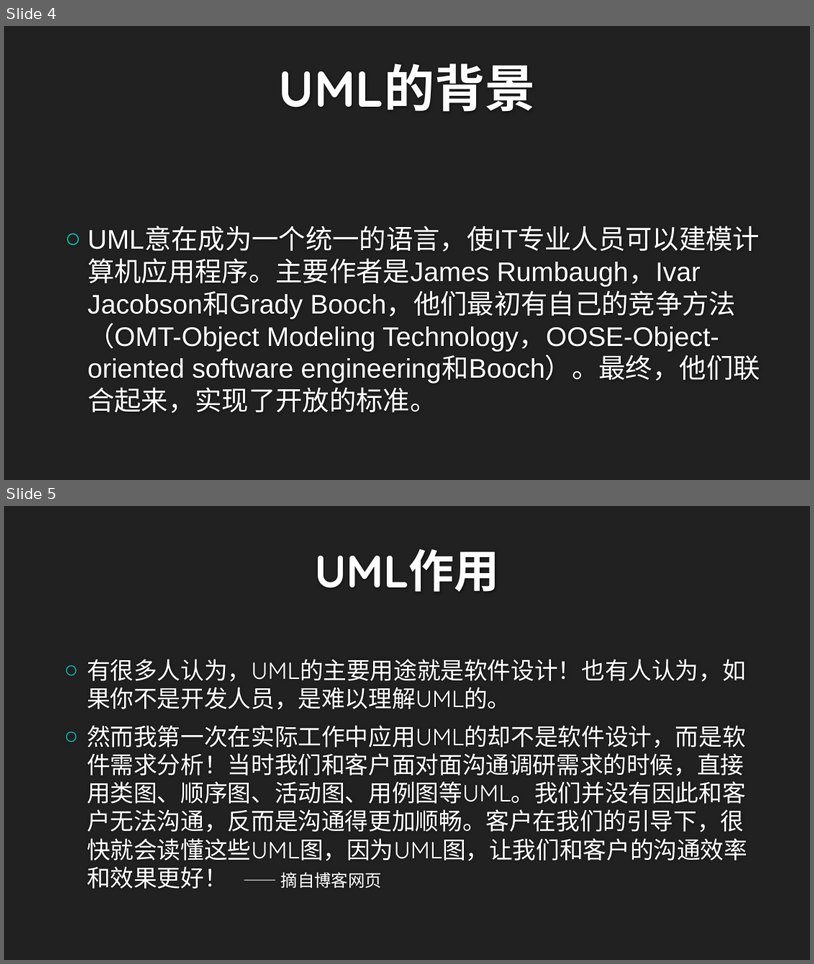
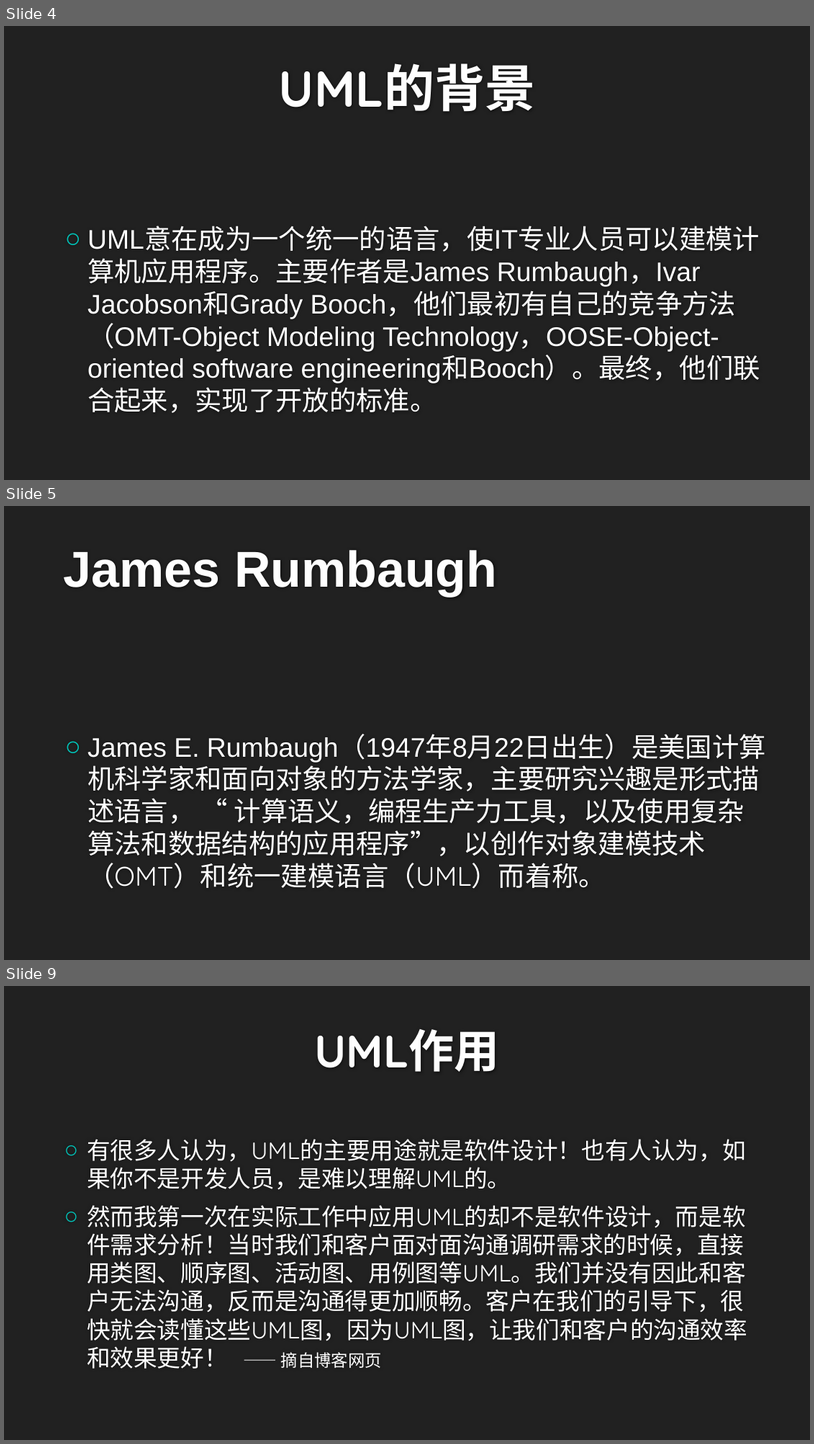
Before and after one commit to twn422/PRD2017, a slide deck: PRD-2017-G24/STW/非受控文件/翻转课堂作业/UML概述/UML概述.pptx. Shown one above the other, each under a label of ours: slides 4 and 5 before the commit, slides 4, 5 and 9 after it; the slides between them are not shown. The pictures are 814x964 and 814x1444 pixels, drawn with LibreOffice and Linux fonts; fonts in the diff are those of the drawing; background and template pictures are left out. Boxes give left, top, right and bottom in pixels: in the first picture for what was removed or moved away, otherwise in the second. Text is boxed around its words. In the diff, an @@ line names an element or a change of style, - is before the commit and + after.

```diff
--- a/PRD-2017-G24/STW/非受控文件/翻转课堂作业/UML概述/UML概述.pptx
+++ b/PRD-2017-G24/STW/非受控文件/翻转课堂作业/UML概述/UML概述.pptx
@@ slide 5 added at (x1=4, y1=506, x2=810, y2=960), background #212121 @@
@@ title added at (x1=64, y1=550, x2=497, y2=596), 60 pt, text #FEFEFE, bold @@
+James Rumbaugh
@@ text added at (x1=88, y1=735, x2=766, y2=888), 32 pt, text #FFFFFF @@
+○ James E. Rumbaugh（1947年8月22日出生）是美国计算机科学家和面向对象的方法学家，主要研究兴趣是形式描述语言， “ 计算语义，编程生产力工具，以及使用复杂算法和数据结构的应用程序”，以创作对象建模技术（OMT）和统一建模语言（UML）而着称。
@@ what was slide 5 is now slide 9 @@
```
Also in this commit, not shown: 3 other slides added.
